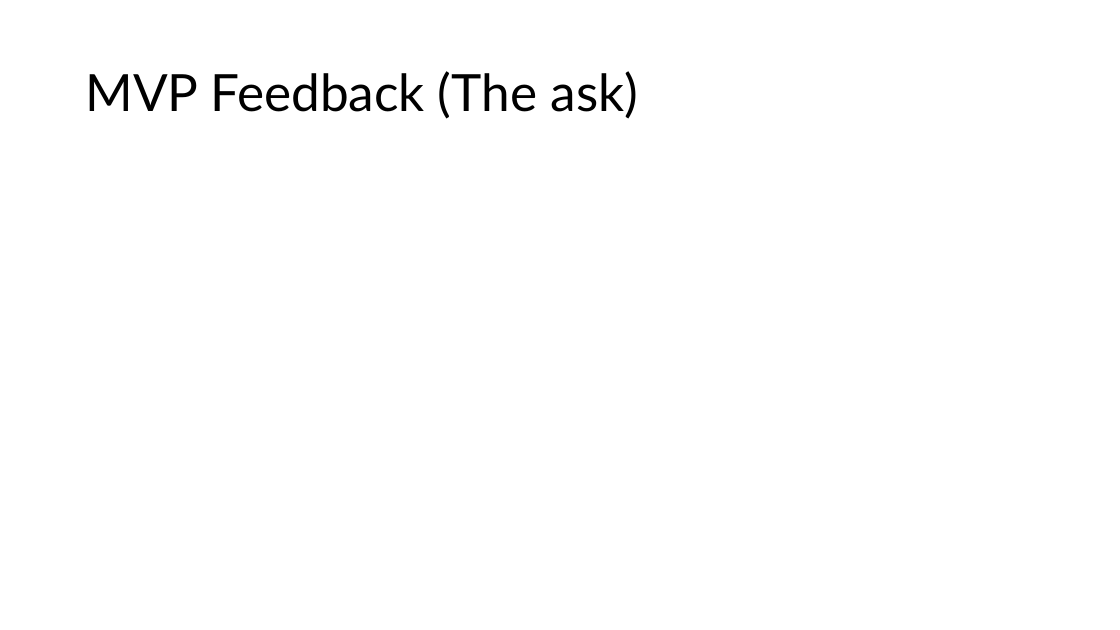
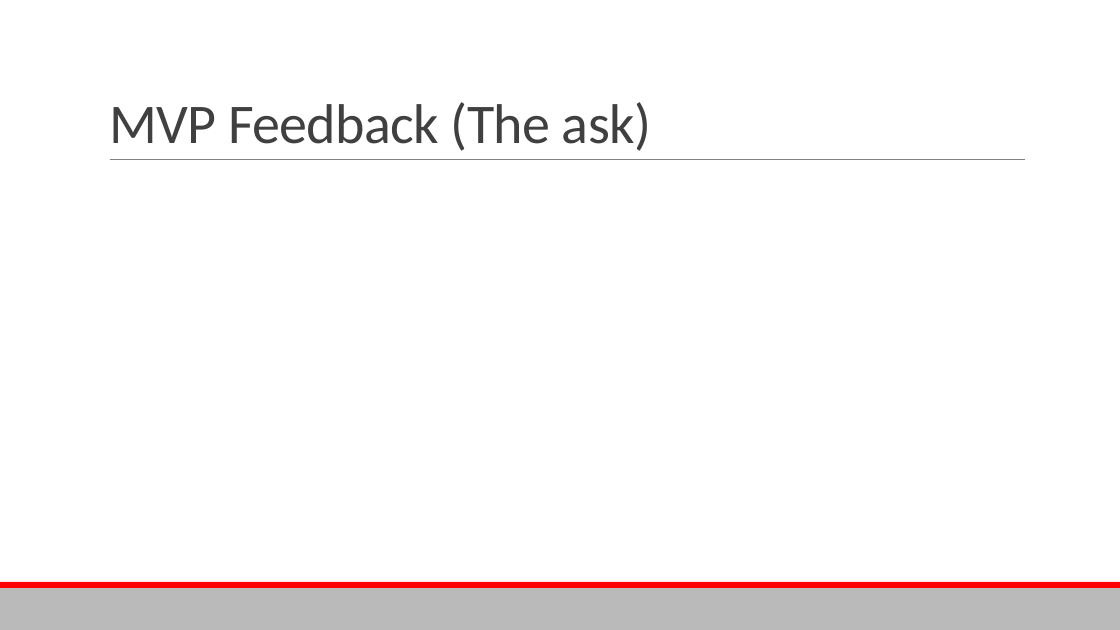
Before and after one commit to Aaryush1/Univise, a slide deck: slide 9 of Pitch_Deck.pptx. Drawn at 1120x630 pixels with LibreOffice and Linux fonts; fonts in the diff are those of the drawing. Boxes give left, top, right and bottom in pixels: in the first picture for what was removed or moved away, otherwise in the second. Text is boxed around its words. In the diff, an @@ line names an element or a change of style, - is before the commit and + after.

```diff
--- a/Pitch_Deck.pptx
+++ b/Pitch_Deck.pptx
@@ title "MVP Feedback (The ask)": place and size @@
-title "MVP Feedback (The ask)" at [85,71,639,119]
+title "MVP Feedback (The ask)" at [109,102,651,151]
@@ title "MVP Feedback (The ask)" at [109,102,651,151]: size 44 to 48 pt, font Lato to Calibri, text colour #000000 to #404040, letter spacing 0 to -0.5 pt; line spacing 0.9 to 0.85; vertical alignment middle to bottom @@
@@ line added from (110, 160) to (1026, 160), #808080 0.5 pt @@
@@ rectangle added at [0,588,1120,630], fill #BABABA @@
@@ rectangle added at [0,582,1120,588], fill #FF0000 @@
```
Also in this commit, not shown: 4 other slides changed, 4 slides added, 4 slides removed, 8 other files.
